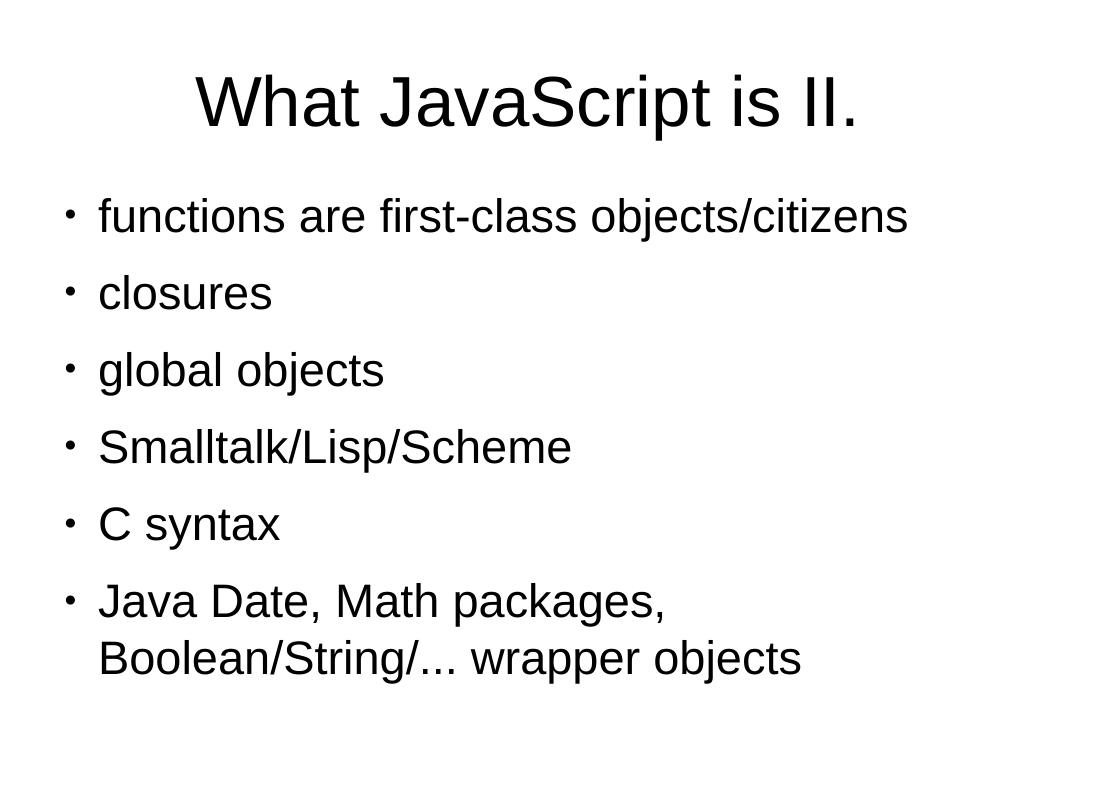
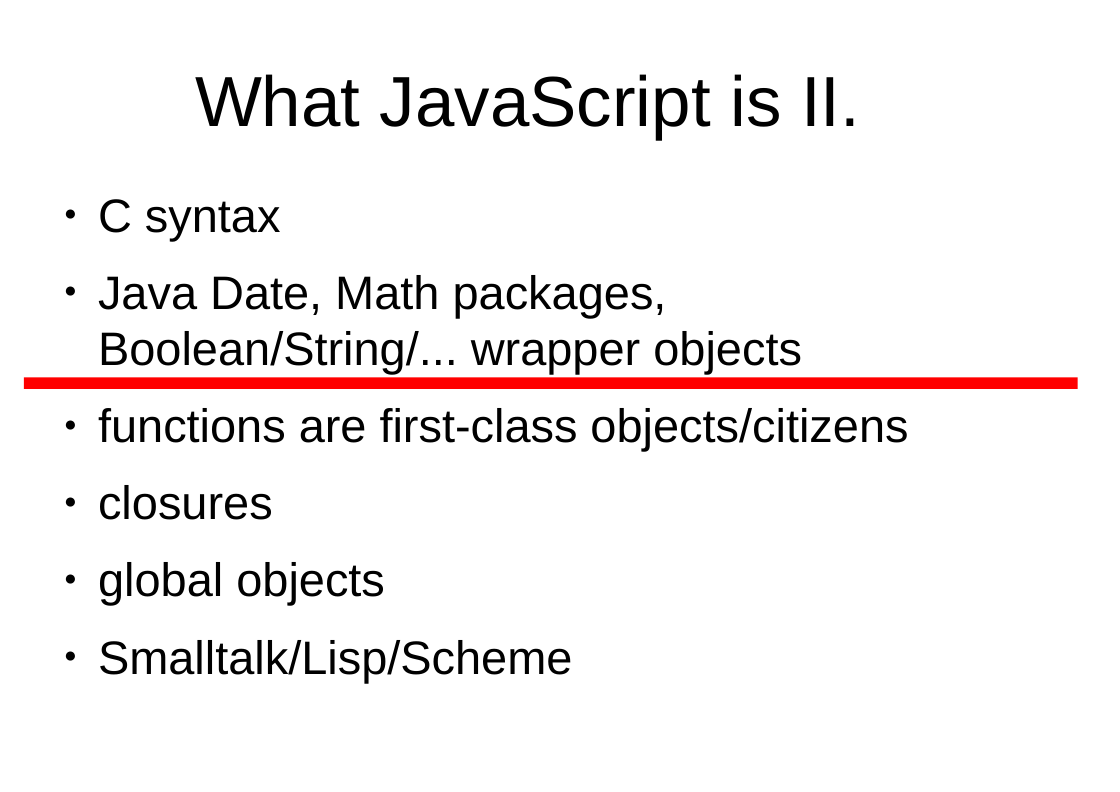
Before and after one commit to peterborkuti/other, a slide deck: slide 22 of JavaScriptBasics/jsbasics-slide.odp. Drawn at 1120x792 pixels with LibreOffice and Linux fonts; fonts in the diff are those of the drawing; background and template pictures are left out. Boxes give left, top, right and bottom in pixels: in the first picture for what was removed or moved away, otherwise in the second. Text is boxed around its words. In the diff, an @@ line names an element or a change of style, - is before the commit and + after.

```diff
--- a/JavaScriptBasics/jsbasics-slide.odp
+++ b/JavaScriptBasics/jsbasics-slide.odp
@@ text at <box>98,199,802,374</box>: paragraphs added @@
+● C syntax
+● Java Date, Math packages, Boolean/String/... wrapper objects
@@ line added from (24, 383) to (1078, 383), #FF0000 8.65 pt @@
@@ text at <box>98,507,802,683</box>: paragraphs removed @@
-● C syntax
-● Java Date, Math packages, Boolean/String/... wrapper objects
```
Also in this commit, not shown: 2 other slides changed, 3 other files.
